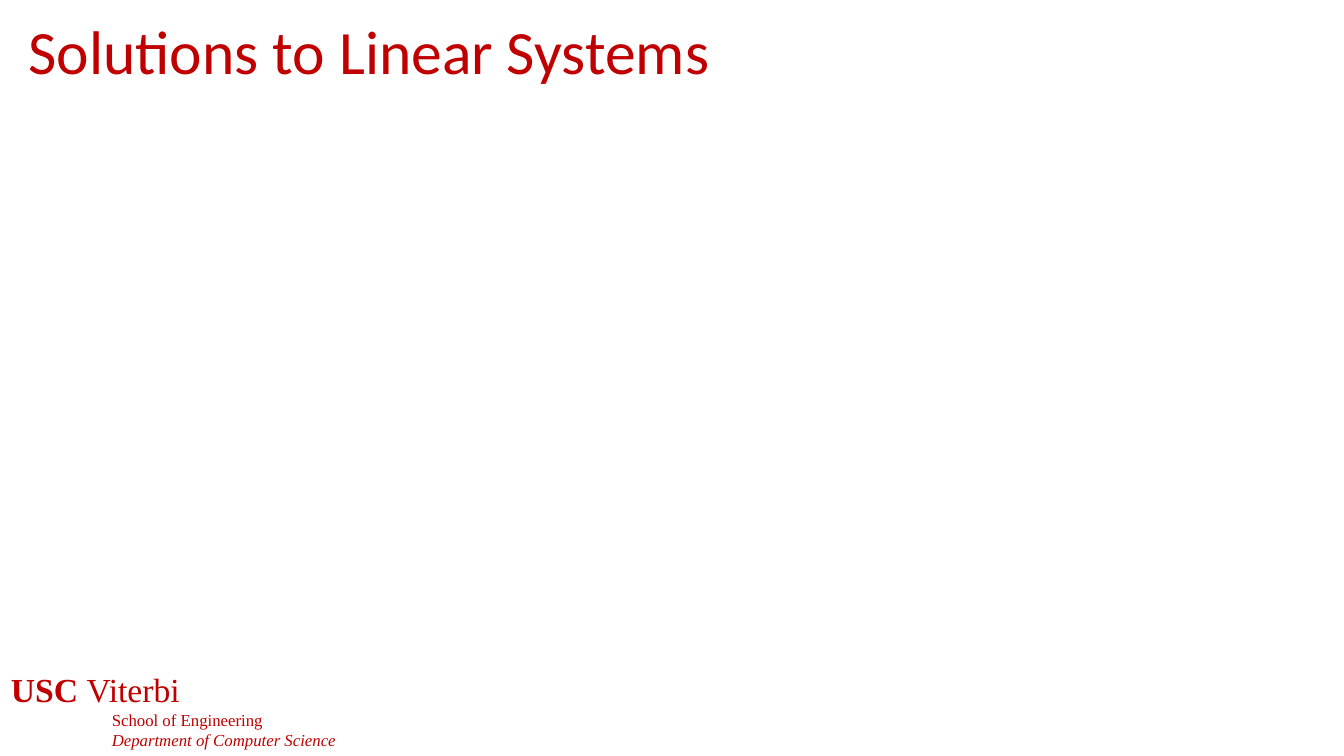
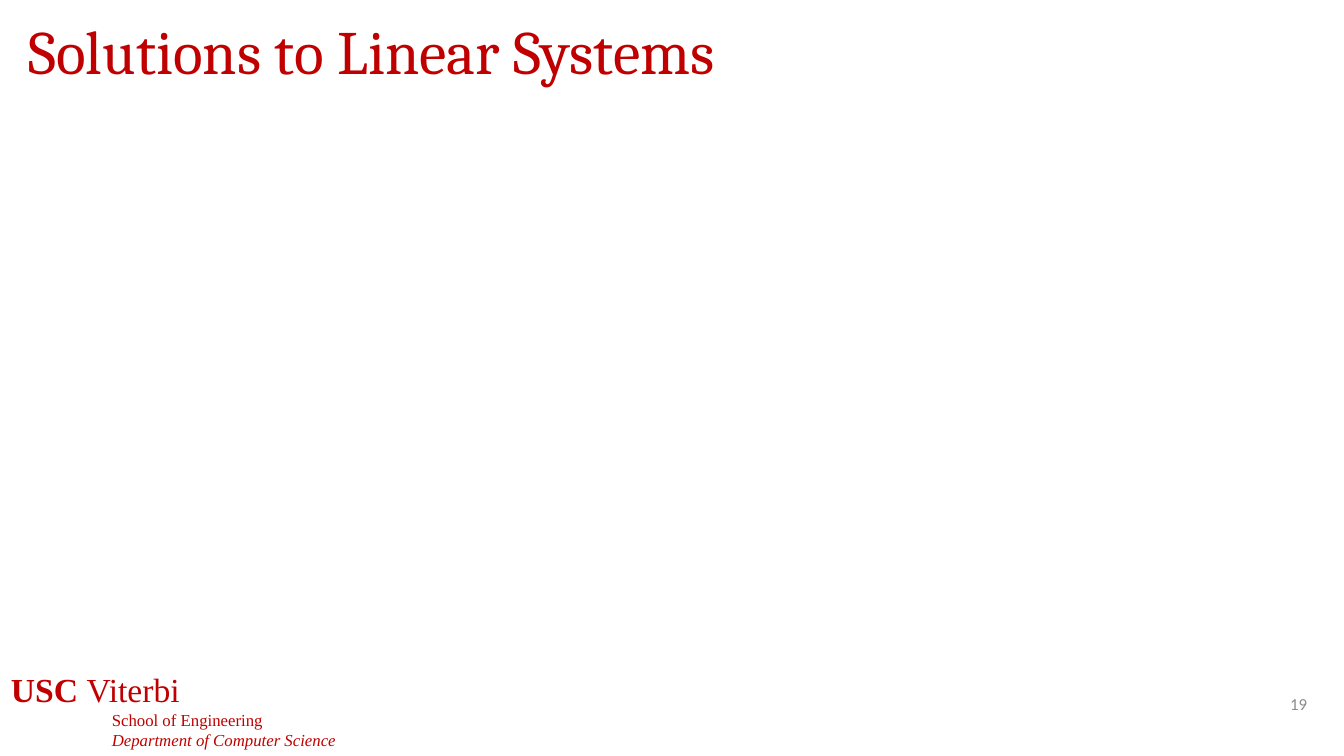
Before and after one commit to jdeshmukh/jdeshmukh.github.io, a slide deck: slide 19 of teaching/cs513-autocps-fall-2026/slides/DynamicalSystems.pptx. Drawn at 1344x756 pixels with LibreOffice and Linux fonts; fonts in the diff are those of the drawing; grey boxes stand for pictures; background and template pictures are left out. Boxes give left, top, right and bottom in pixels: in the first picture for what was removed or moved away, otherwise in the second. Text is boxed around its words. In the diff, an @@ line names an element or a change of style, - is before the commit and + after.

```diff
--- a/teaching/cs513-autocps-fall-2026/slides/DynamicalSystems.pptx
+++ b/teaching/cs513-autocps-fall-2026/slides/DynamicalSystems.pptx
@@ title "Solutions to Linear Systems" at bbox=[28, 31, 715, 88]: font Calibri to Cambria @@
@@ page number added at bbox=[1290, 699, 1307, 710], 12 pt, text #8C8C8C @@
+19
```
Also in this commit, not shown: 25 other slides changed, 3 other files.
